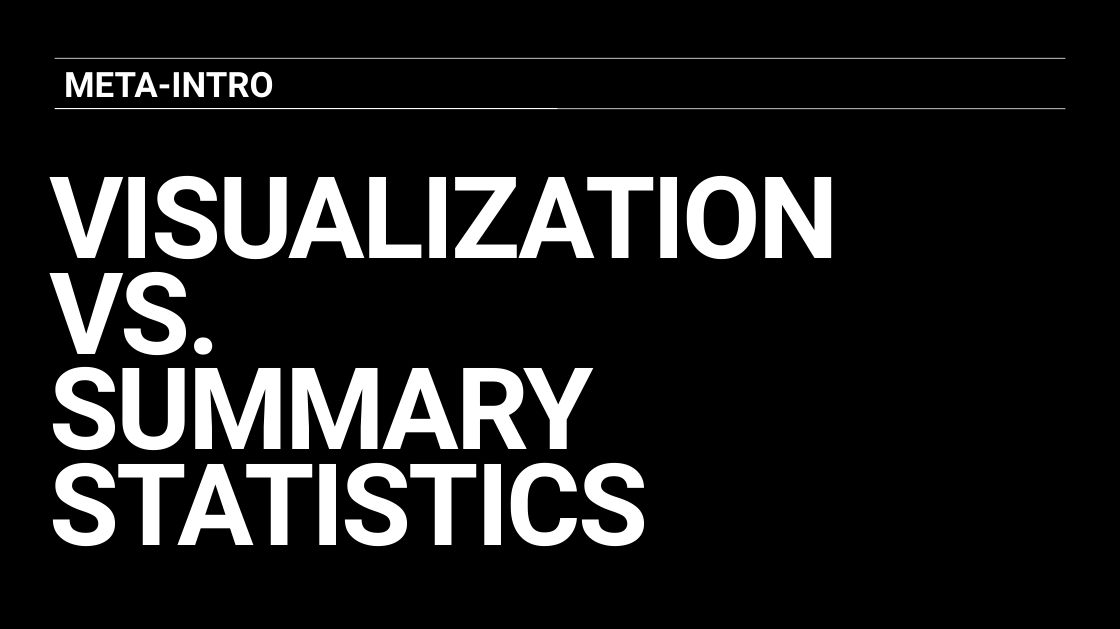
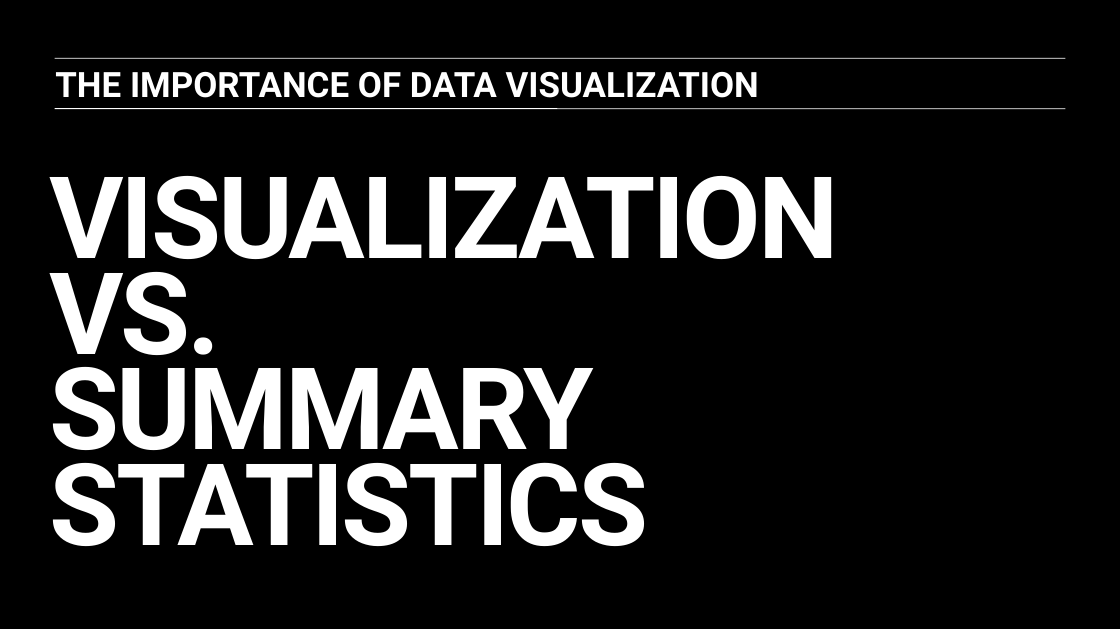
Before and after one commit to ajschumacher/gadsdc, a slide deck: slide 4 of 03-R_viz/slides.pptx. Drawn at 1120x629 pixels with LibreOffice and Linux fonts; fonts in the diff are those of the drawing. Boxes give left, top, right and bottom in pixels: in the first picture for what was removed or moved away, otherwise in the second. Text is boxed around its words. In the diff, an @@ line names an element or a change of style, - is before the commit and + after.

```diff
--- a/03-R_viz/slides.pptx
+++ b/03-R_viz/slides.pptx
@@ text at (55,71,759,98): text changed @@
-META-INTRO
+THE IMPORTANCE OF DATA VISUALIZATION
```
Also in this commit, not shown: 7 other slides changed, 2 other files.
